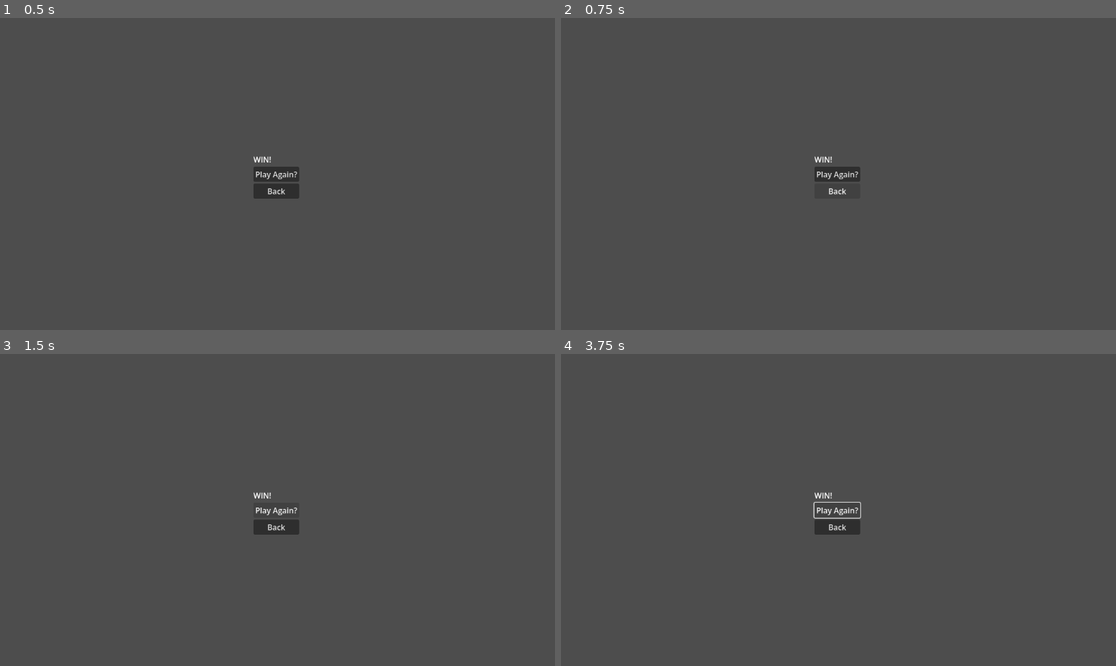
Above: before the commit, frames 1-4 (two rows, left to right).
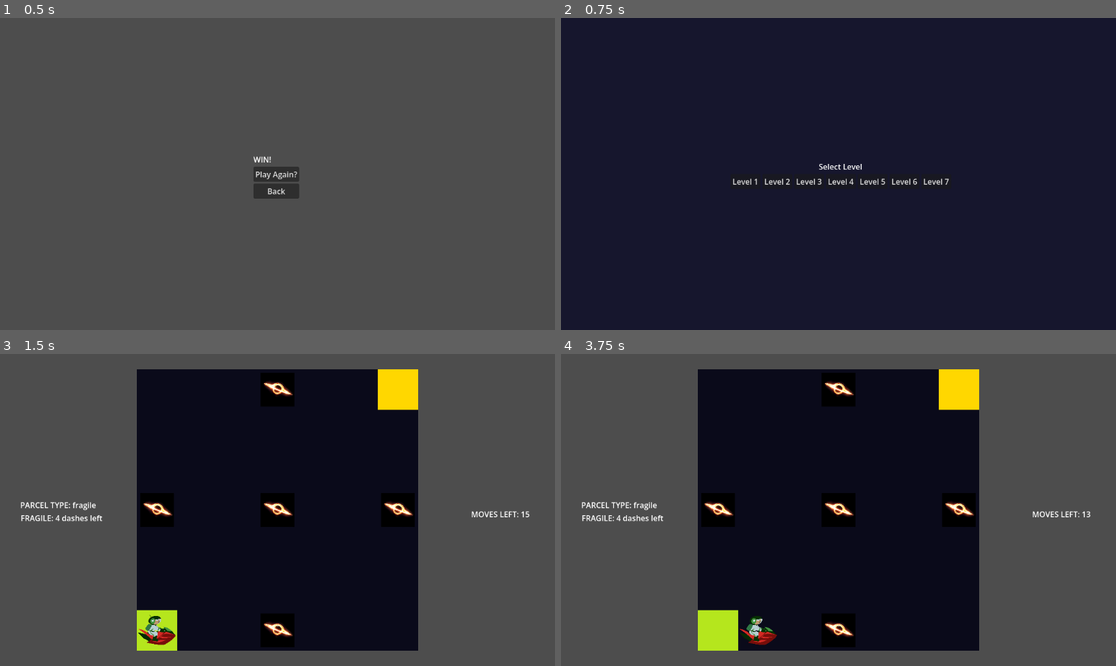
Above: after the commit, the same moments.

Repository: XilefEel/gameseed-2026
Game: Godot game, scene res://scenes/ui/Win.tscn
Same seed, same stepped clock (60 frames per second), same inputs: the game is played once before the commit and once after it. This scene is started directly instead of the project's main scene.
Inputs (mouse positions are in pixels of both pictures, inside the frame that each line leads up to):
- Up to frame 1 (0.5 s): no input
- Up to frame 2 (0.75 s): click "Back" at 0.5 s
- Up to frame 3 (1.5 s): click (277, 510) at 1.25 s, where only the run before the commit has a clickable "Play Again?"
- Up to frame 4 (3.75 s): click (838, 510) at 2 s, where only the run before the commit has a clickable "Play Again?"; click (838, 510) at 2.75 s, where only the run before the commit has a clickable "Play Again?"; tap Enter at 3.5 s; hold Right (ui_right) from 3.53 s (still down); hold Shift from 3.53 s (still down)

Frame 1 is identical in both runs. In frame 2, 100% of the frame differs, in the area x 0-100%, y 0-100%; in frame 3, 46%; in frame 4, 46%.

Commit message:
fixed broken file paths

Diff:
--- a/scripts/level_loader.gd
+++ b/scripts/level_loader.gd
@@ -2,9 +2,9 @@
 
 static var current_level := "res://levels/level_01.json"
 
-const PIRATE_SCENE = preload("res://scenes/Pirate.tscn")
-const BLACKHOLE_SCENE = preload("res://scenes/Blackhole.tscn")
-const ASTEROID_SCENE = preload("res://scenes/Asteroid.tscn")
+const PIRATE_SCENE = preload("res://scenes/entities/Pirate.tscn")
+const BLACKHOLE_SCENE = preload("res://scenes/entities/Blackhole.tscn")
+const ASTEROID_SCENE = preload("res://scenes/entities/Asteroid.tscn")
 
 
 const DIR_MAP = {
--- a/scripts/player/hazard_detector.gd
+++ b/scripts/player/hazard_detector.gd
@@ -74,10 +74,10 @@
 func game_over() -> void:
 	player.sfx_die.play()
 	await get_tree().create_timer(2).timeout
-	get_tree().change_scene_to_file("res://scenes/GameOver.tscn")
+	get_tree().change_scene_to_file("res://scenes/ui/GameOver.tscn")
 
 
 
 func win() -> void:
 	await get_tree().create_timer(0.2).timeout
-	get_tree().change_scene_to_file("res://scenes/Win.tscn")
+	get_tree().change_scene_to_file("res://scenes/ui/Win.tscn")
--- a/scripts/ui/game_over_screen.gd
+++ b/scripts/ui/game_over_screen.gd
@@ -1,8 +1,8 @@
 extends Control
 
 func _on_button_pressed() -> void:
-	get_tree().change_scene_to_file("res://scenes/game.tscn")
+	get_tree().change_scene_to_file("res://scenes/levels/Game.tscn")
 
 
 func _on_button_pressed_2() -> void:
-	get_tree().change_scene_to_file("res://scenes/LevelSelect.tscn")
+	get_tree().change_scene_to_file("res://scenes/ui/LevelSelect.tscn")
--- a/scripts/ui/level_select.gd
+++ b/scripts/ui/level_select.gd
@@ -23,5 +23,5 @@
 		var level_path = LEVELS[i]
 		button.pressed.connect(func() -> void:
 			LevelLoader.current_level = level_path
-			get_tree().change_scene_to_file("res://scenes/Game.tscn")
+			get_tree().change_scene_to_file("res://scenes/levels/Game.tscn")
 		)
--- a/scripts/ui/main_menu.gd
+++ b/scripts/ui/main_menu.gd
@@ -1,7 +1,7 @@
 extends Control
 
 func _on_play_button_pressed() -> void:
-	get_tree().change_scene_to_file("res://scenes/LevelSelect.tscn")
+	get_tree().change_scene_to_file("res://scenes/ui/LevelSelect.tscn")
 
 
 func _on_quit_button_pressed() -> void:
--- a/scripts/ui/win_screen.gd
+++ b/scripts/ui/win_screen.gd
@@ -1,8 +1,8 @@
 extends Control
 
 func _on_button_pressed() -> void:
-	get_tree().change_scene_to_file("res://scenes/game.tscn")
+	get_tree().change_scene_to_file("res://scenes/levels/Game.tscn")
 
 
 func _on_button_2_pressed() -> void:
-	get_tree().change_scene_to_file("res://scenes/LevelSelect.tscn")
+	get_tree().change_scene_to_file("res://scenes/ui/LevelSelect.tscn")
